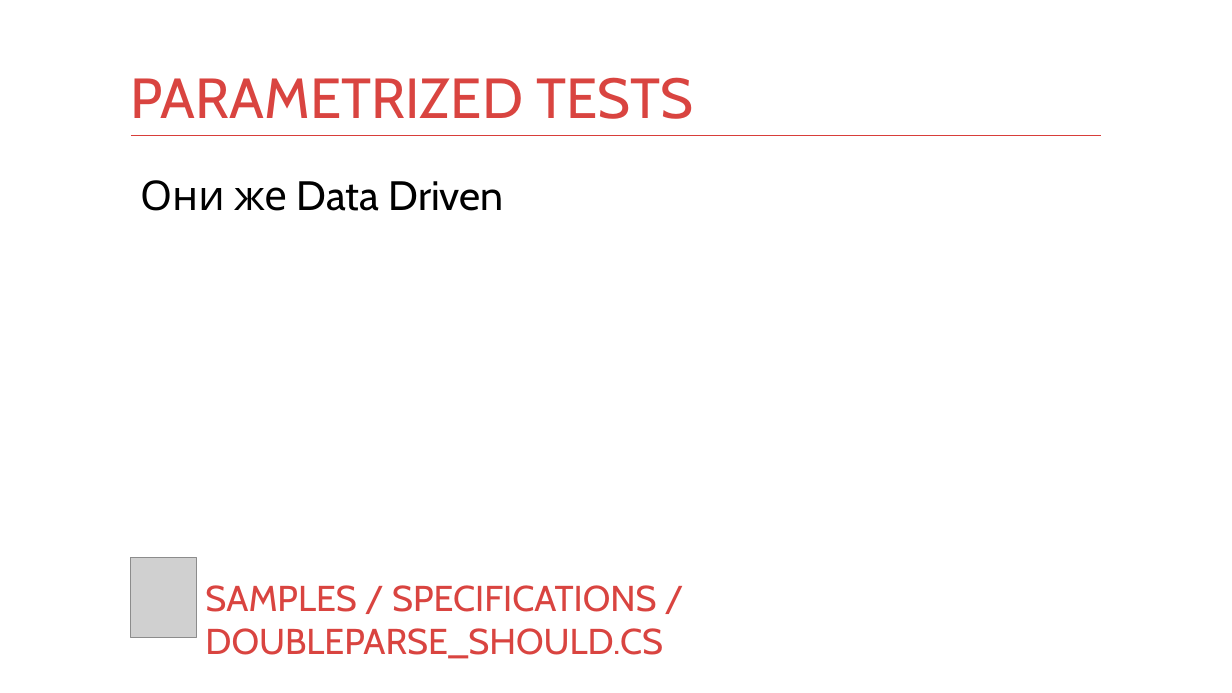
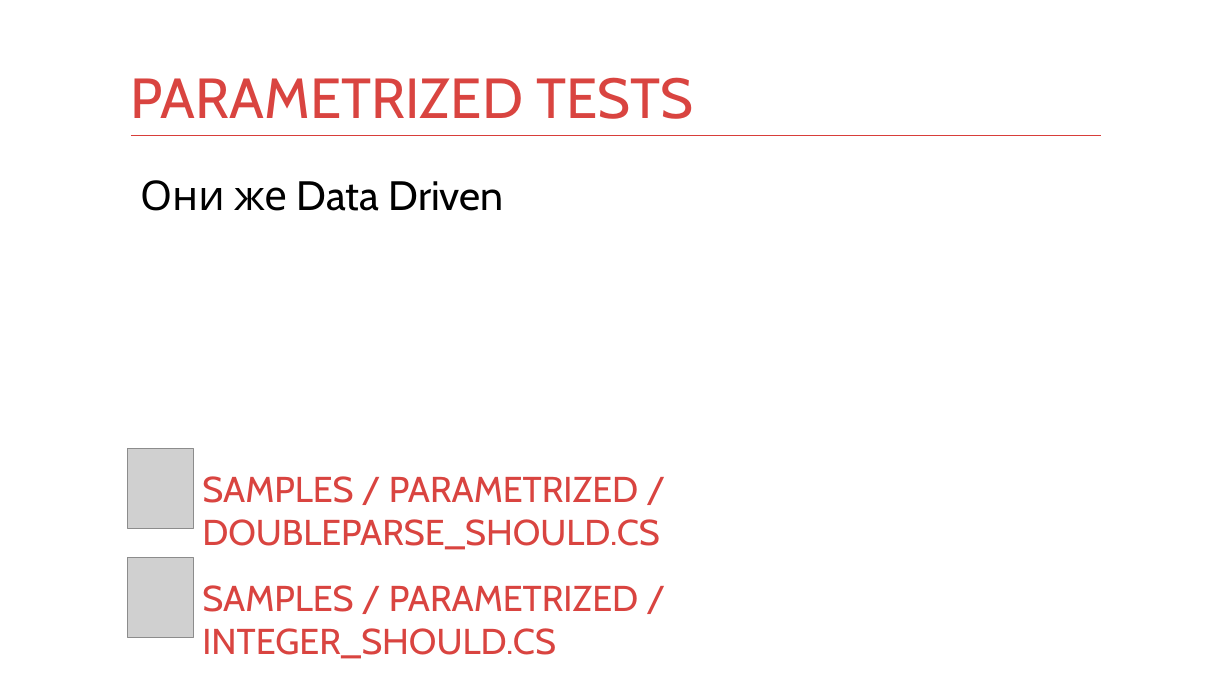
Before and after one commit to kontur-courses/testing, a slide deck: slide 18 of testing.pptx (slide 15 before the commit). Drawn at 1232x693 pixels with LibreOffice and Linux fonts; fonts in the diff are those of the drawing; grey boxes stand for pictures. Boxes give left, top, right and bottom in pixels: in the first picture for what was removed or moved away, otherwise in the second. Text is boxed around its words. In the diff, an @@ line names an element or a change of style, - is before the commit and + after.

Commit message:
Samples unification, Testing.pptx update, single Readme.md

```diff
--- a/testing.pptx
+++ b/testing.pptx
@@ picture added at [128,448,193,529] @@
@@ text added at [202,476,660,550], 28 pt, text #D94440 @@
+SAMPLES / PARAMETRIZED / DOUBLEPARSE_SHOULD.CS
@@ picture: place and size @@
-picture at [131,557,197,638]
+picture at [128,557,193,638]
@@ text at [202,585,638,659]: text changed @@
-SAMPLES / SPECIFICATIONS / DOUBLEPARSE_SHOULD.CS
+SAMPLES / PARAMETRIZED / INTEGER_SHOULD.CS
```
Also in this commit, not shown: 8 other slides changed, 4 slides added, 1 slide removed, 32 other files.
